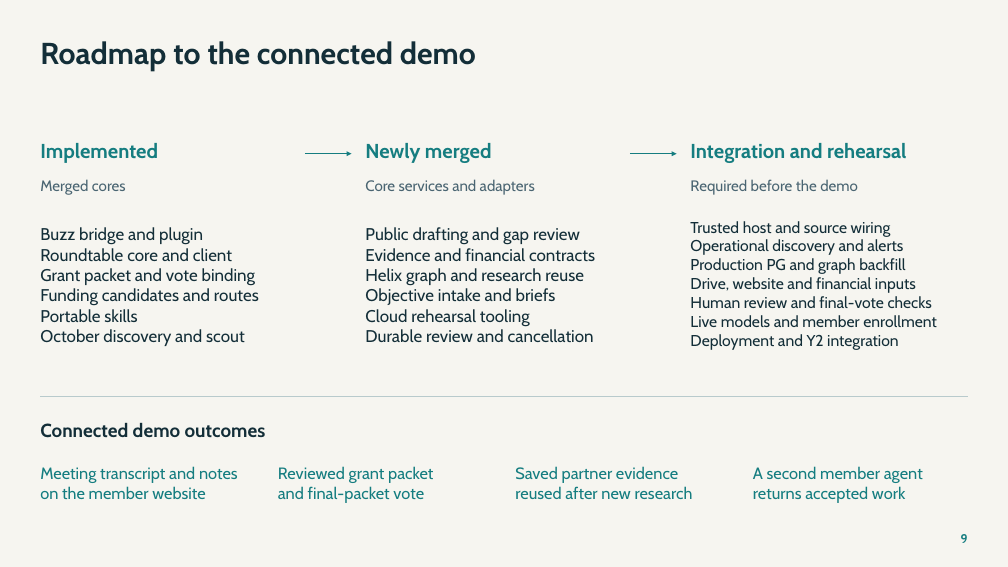
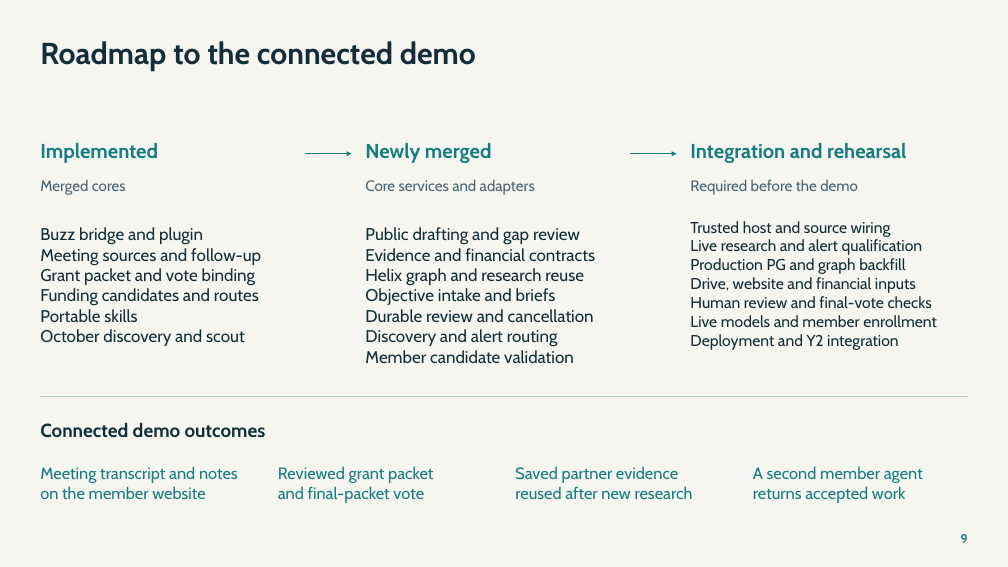
Before and after one commit to NetRxn/Inertia, a slide deck: slide 9 of Inertia-Architecture.pptx. Drawn at 1008x567 pixels with LibreOffice and Linux fonts; fonts in the diff are those of the drawing. Boxes give left, top, right and bottom in pixels: in the first picture for what was removed or moved away, otherwise in the second. Text is boxed around its words. In the diff, an @@ line names an element or a change of style, - is before the commit and + after.

Commit message:
docs: synchronize meeting discovery and member candidate status

```diff
--- a/Inertia-Architecture.pptx
+++ b/Inertia-Architecture.pptx
@@ text at [690,239,923,255]: text changed @@
-Operational discovery and alerts
+Live research and alert qualification
@@ text at [40,248,261,266]: text changed @@
-Roundtable core and client
+Meeting sources and follow-up
@@ text at [365,309,530,327]: paragraph removed @@
-Cloud rehearsal tooling
@@ text at [365,329,574,363]: paragraphs added @@
+Discovery and alert routing
+Member candidate validation
```
Also in this commit, not shown: 3 other slides changed, 24 other files.
